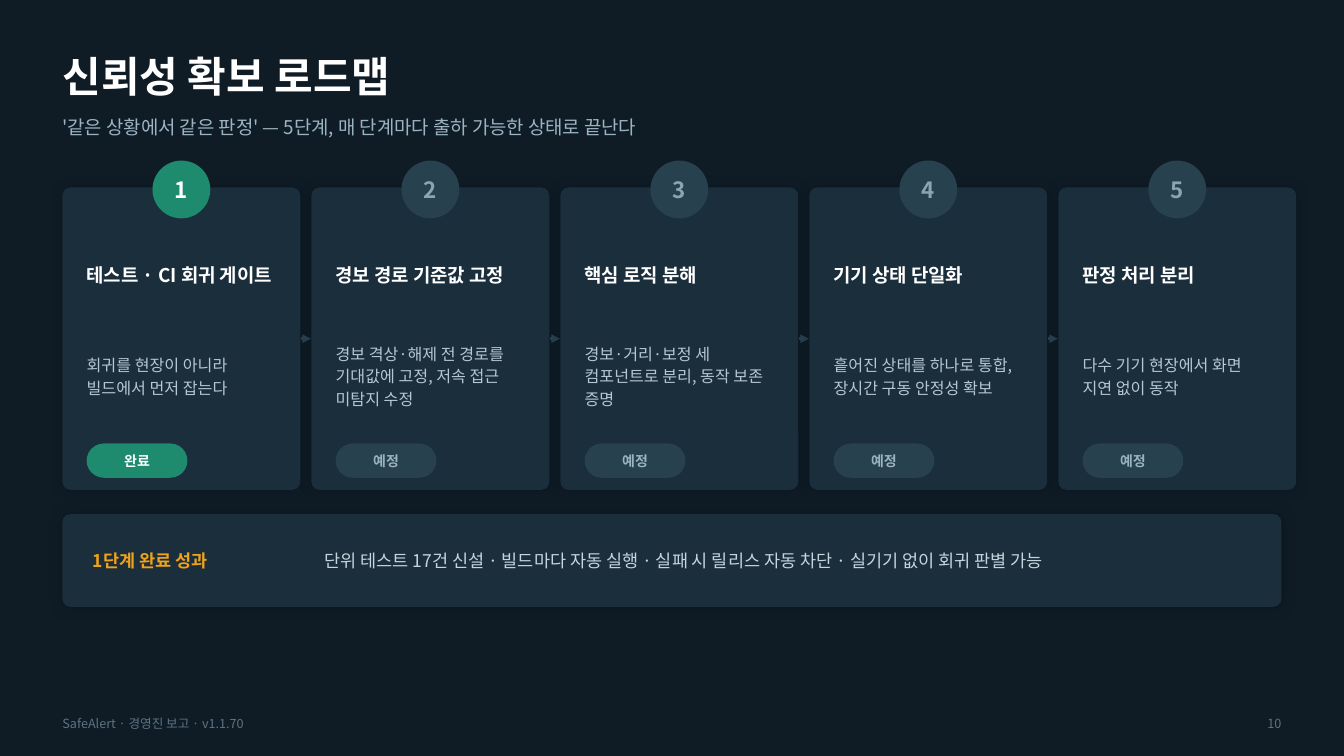
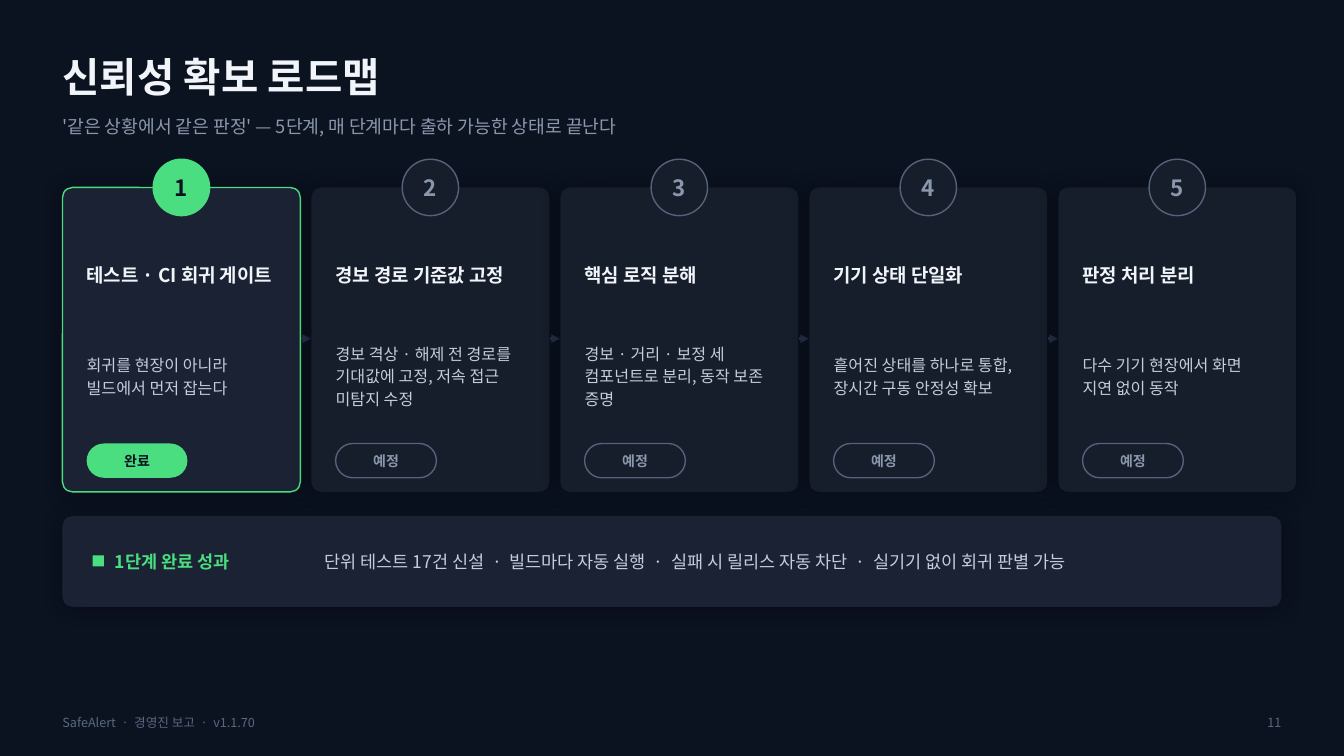
Before and after one commit to pslymzero-cyber/SafeAlert, a slide deck: slide 12 of docs/presentation/SafeAlert_Executive_Brief_v1.1.70.pptx (slide 11 before the commit). Drawn at 1344x756 pixels with LibreOffice and Linux fonts; fonts in the diff are those of the drawing. Boxes give left, top, right and bottom in pixels: in the first picture for what was removed or moved away, otherwise in the second. Text is boxed around its words. In the diff, an @@ line names an element or a change of style, - is before the commit and + after.

```diff
--- a/docs/presentation/SafeAlert_Executive_Brief_v1.1.70.pptx
+++ b/docs/presentation/SafeAlert_Executive_Brief_v1.1.70.pptx
@@ background #0F1C26 to #0B1220 @@
@@ text "신뢰성 확보 로드맵" at (x1=62, y1=57, x2=380, y2=96): size 30 to 29 pt, text colour #FFFFFF to #F1F5F9 @@
@@ text "'같은 상황에서 같은 판정' — ..." at (x1=62, y1=118, x2=616, y2=136): size 13.5 to 13 pt, text colour #9CB4C2 to #8B98AC @@
@@ text "1" at (x1=175, y1=179, x2=188, y2=196): text colour #FFFFFF to #0B1220 @@
@@ ellipse at (x1=153, y1=159, x2=210, y2=216): fill #1E8A6E to #4ADE80; outline #1E8A6E 1 pt to #4ADE80 1 pt @@
@@ text colour #8CA5B3 to #8B98AC in 4 elements at (x1=424, y1=179, x2=437, y2=196), (x1=673, y1=179, x2=686, y2=196), (x1=922, y1=179, x2=935, y2=196), (x1=1171, y1=179, x2=1184, y2=196) @@
@@ fill #27414F to #161D2B; outline #27414F 1 pt to #56627A 1 pt in 4 elements at (x1=402, y1=159, x2=459, y2=216), (x1=651, y1=159, x2=708, y2=216), (x1=900, y1=159, x2=957, y2=216), (x1=1149, y1=159, x2=1206, y2=216) @@
@@ rounded rectangle at (x1=63, y1=188, x2=300, y2=492): fill #1B2E3C to #1A2233; outline none to #4ADE80 1 pt; shadow changed; proportions changed @@
@@ fill #1B2E3C to #161D2B; shadow changed; proportions changed in 4 elements at (x1=312, y1=188, x2=549, y2=492), (x1=810, y1=188, x2=1048, y2=492), (x1=1059, y1=188, x2=1297, y2=492), (x1=561, y1=188, x2=799, y2=492) @@
@@ text colour #FFFFFF to #F1F5F9 in 4 elements at (x1=336, y1=266, x2=505, y2=284), (x1=585, y1=266, x2=697, y2=284), (x1=834, y1=266, x2=963, y2=284), (x1=1083, y1=266, x2=1195, y2=284) @@
@@ text colour #B4C8D2 to #C3CDDC in 3 elements at (x1=87, y1=357, x2=228, y2=396), (x1=834, y1=357, x2=1012, y2=396), (x1=1083, y1=357, x2=1242, y2=396) @@
@@ arrow (300, 339) - (311, 339): stroke #27414F 2 pt to #232D42 2 pt @@
@@ text at (x1=336, y1=346, x2=512, y2=407): text changed; text colour #B4C8D2 to #C3CDDC @@
-경보 격상·해제 전 경로를 기대값에 고정, 저속 접근 미탐지 수정
+경보 격상 · 해제 전 경로를 기대값에 고정, 저속 접근 미탐지 수정
@@ arrow (551, 339) - (560, 339): stroke #27414F 2 pt to #232D42 2 pt @@
@@ text at (x1=585, y1=346, x2=763, y2=406): text changed; text colour #B4C8D2 to #C3CDDC @@
-경보·거리·보정 세 컴포넌트로 분리, 동작 보존 증명
+경보 · 거리 · 보정 세 컴포넌트로 분리, 동작 보존 증명
@@ arrow (799, 339) - (810, 339): stroke #27414F 2 pt to #232D42 2 pt @@
@@ arrow (1048, 339) - (1058, 339): stroke #27414F 2 pt to #232D42 2 pt @@
@@ text "완료" at (x1=124, y1=454, x2=150, y2=467): text colour #FFFFFF to #0B1220 @@
@@ rounded rectangle at (x1=87, y1=444, x2=188, y2=478): fill #1E8A6E to #4ADE80 @@
@@ text colour #9CB4C2 to #8B98AC in 4 elements at (x1=373, y1=454, x2=399, y2=467), (x1=622, y1=454, x2=648, y2=467), (x1=871, y1=454, x2=897, y2=467), (x1=1120, y1=454, x2=1146, y2=467) @@
@@ fill #27414F to #161D2B; outline none to #56627A 1 pt in 4 elements at (x1=336, y1=444, x2=437, y2=478), (x1=585, y1=444, x2=686, y2=478), (x1=834, y1=444, x2=935, y2=478), (x1=1083, y1=444, x2=1184, y2=478) @@
@@ rounded rectangle at (x1=63, y1=516, x2=1281, y2=607): fill #1B2E3C to #1A2233; shadow changed; proportions changed @@
@@ text "단위 테스트 17건 신설 · ..." at (x1=325, y1=553, x2=1066, y2=570): text colour #C4D5DE to #C3CDDC @@
@@ rectangle added at (x1=93, y1=556, x2=104, y2=567), fill #4ADE80 @@
@@ text "1단계 완료 성과" moved from (x1=93, y1=552, x2=207, y2=569) to (x1=115, y1=553, x2=229, y2=570) @@
@@ text "1단계 완료 성과" at (x1=115, y1=553, x2=229, y2=570): text colour #F0A31A to #4ADE80 @@
@@ text "SafeAlert · 경영진 보고 · ..." at (x1=62, y1=717, x2=255, y2=728): text colour #5D7382 to #5A6880 @@
@@ text at (x1=1267, y1=718, x2=1281, y2=727): text changed; text colour #5D7382 to #5A6880 @@
-10
+11
```
Also in this commit, not shown: 15 other slides changed, 1 slide added, 4 other files.
